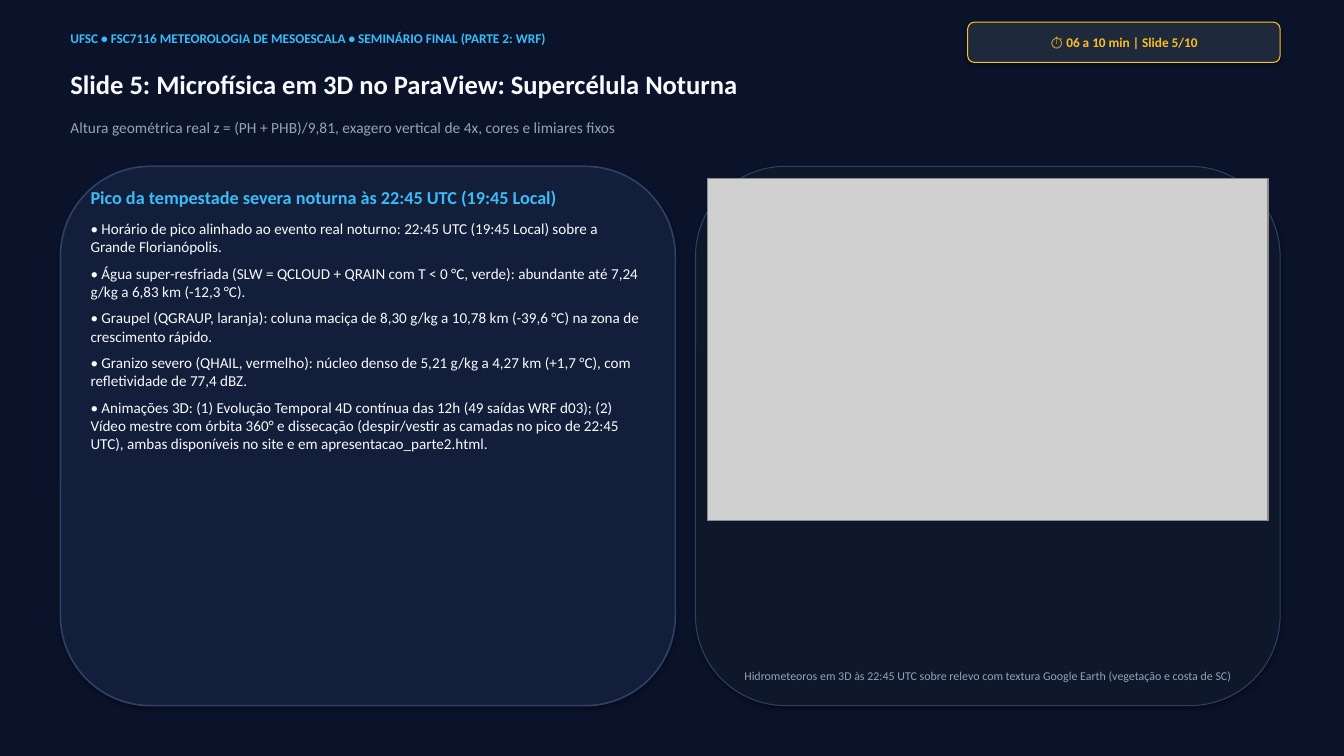
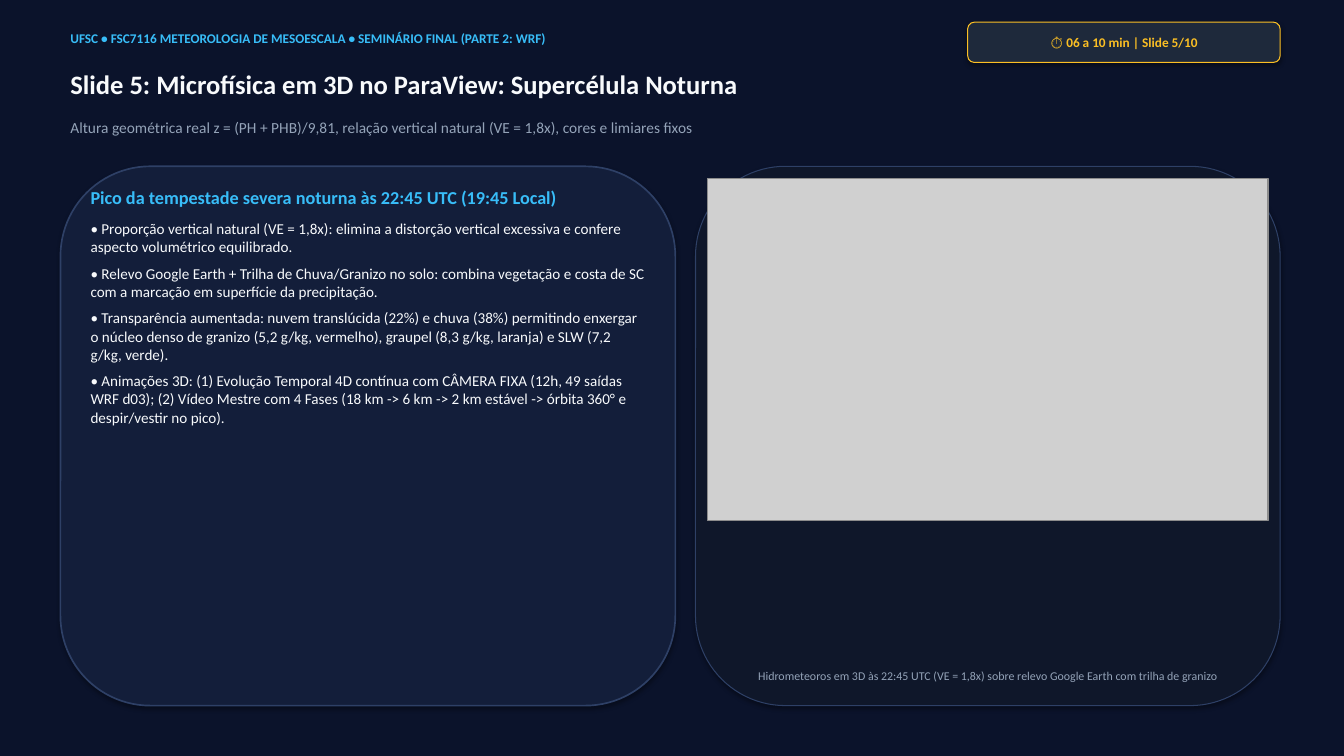
Before and after one commit to reinaldohaas/tarefa-meso, a slide deck: slide 5 of apresentacao/apresentacao_wrf_granizo.pptx. Drawn at 1344x756 pixels with LibreOffice and Linux fonts; fonts in the diff are those of the drawing; grey boxes stand for pictures. Boxes give left, top, right and bottom in pixels: in the first picture for what was removed or moved away, otherwise in the second. Text is boxed around its words. In the diff, an @@ line names an element or a change of style, - is before the commit and + after.

Commit message:
feat(3d): relacao vertical natural 1.8x, chuva/granizo em superficie nas grades 18, 6 e 2 km, camera fixa na evolucao e giro 360 com despir/vestir no pico

```diff
--- a/apresentacao/apresentacao_wrf_granizo.pptx
+++ b/apresentacao/apresentacao_wrf_granizo.pptx
@@ text at [70,122,693,136]: text changed @@
-Altura geométrica real z = (PH + PHB)/9,81, exagero vertical de 4x, cores e limiares fixos
+Altura geométrica real z = (PH + PHB)/9,81, relação vertical natural (VE = 1,8x), cores e limiares fixos
@@ text at [91,223,644,426]: text changed @@
-• Horário de pico alinhado ao evento real noturno: 22:45 UTC (19:45 Local) sobre a Grande Florianópolis.
-• Água super-resfriada (SLW = QCLOUD + QRAIN com T < 0 °C, verde): abundante até 7,24 g/kg a 6,83 km (-12,3 °C).
-• Graupel (QGRAUP, laranja): coluna maciça de 8,30 g/kg a 10,78 km (-39,6 °C) na zona de crescimento rápido.
-• Granizo severo (QHAIL, vermelho): núcleo denso de 5,21 g/kg a 4,27 km (+1,7 °C), com refletividade de 77,4 dBZ.
-• Animações 3D: (1) Evolução Temporal 4D contínua das 12h (49 saídas WRF d03); (2) Vídeo mestre com órbita 360° e dissecação (despir/vestir as camadas no pico de 22:45 UTC), ambas disponíveis no site e em apresentacao_parte2.html.
+• Proporção vertical natural (VE = 1,8x): elimina a distorção vertical excessiva e confere aspecto volumétrico equilibrado.
+• Relevo Google Earth + Trilha de Chuva/Granizo no solo: combina vegetação e costa de SC com a marcação em superfície da precipitação.
+• Transparência aumentada: nuvem translúcida (22%) e chuva (38%) permitindo enxergar o núcleo denso de granizo (5,2 g/kg, vermelho), graupel (8,3 g/kg, laranja) e SLW (7,2 g/kg, verde).
+• Animações 3D: (1) Evolução Temporal 4D contínua com CÂMERA FIXA (12h, 49 saídas WRF d03); (2) Vídeo Mestre com 4 Fases (18 km -> 6 km -> 2 km estável -> órbita 360° e despir/vestir no pico).
@@ text at [758,671,1217,682]: text changed @@
-Hidrometeoros em 3D às 22:45 UTC sobre relevo com textura Google Earth (vegetação e costa de SC)
+Hidrometeoros em 3D às 22:45 UTC (VE = 1,8x) sobre relevo Google Earth com trilha de granizo
```
Also in this commit, not shown: 1 other slide changed, 22 other files.
